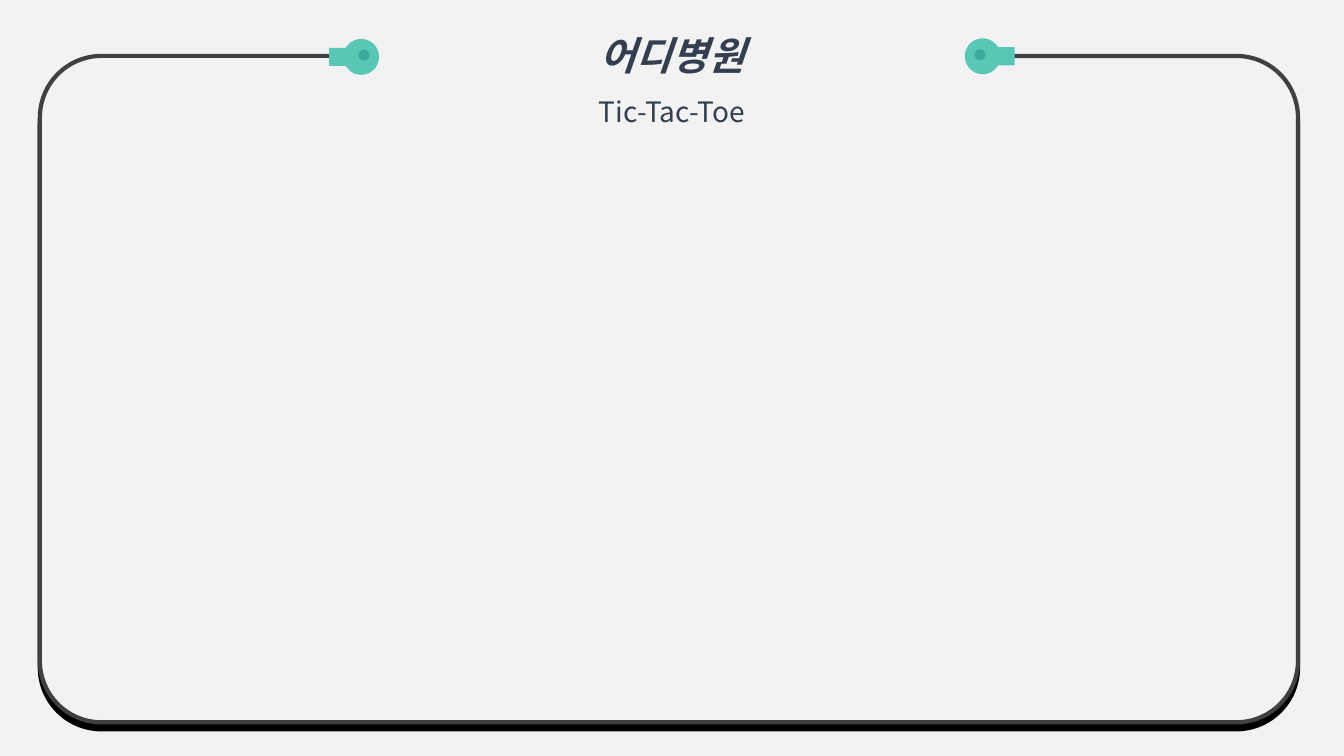
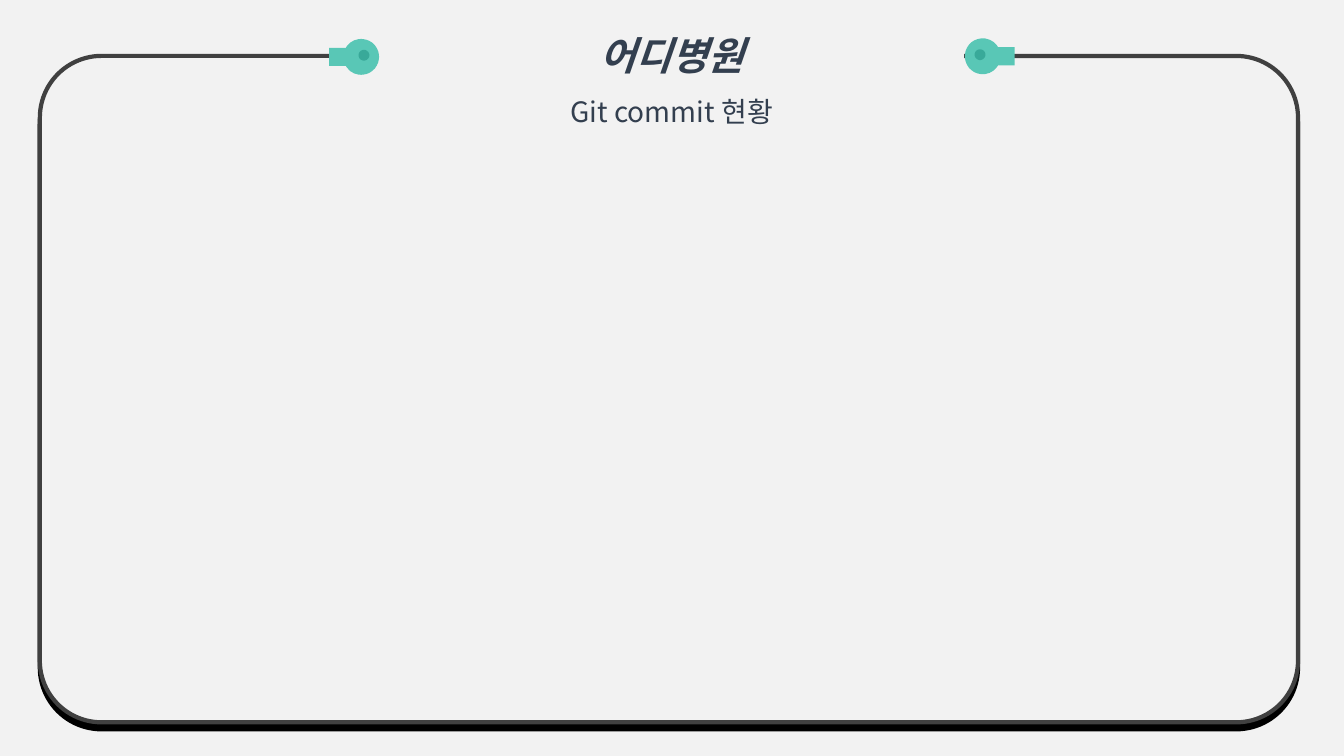
Before and after one commit to WOOLUCY/scriptlang, a slide deck: slide 8 of TermProject/Presentation/02/InterimPT(1).pptx. Drawn at 1344x756 pixels with LibreOffice and Linux fonts; fonts in the diff are those of the drawing. Boxes give left, top, right and bottom in pixels: in the first picture for what was removed or moved away, otherwise in the second. Text is boxed around its words. In the diff, an @@ line names an element or a change of style, - is before the commit and + after.

```diff
--- a/TermProject/Presentation/02/InterimPT(1).pptx
+++ b/TermProject/Presentation/02/InterimPT(1).pptx
@@ text at [570,98,773,124]: text changed @@
-Tic-Tac-Toe
+Git commit 현황
```
Also in this commit, not shown: 3 other slides changed, 1 other file.
